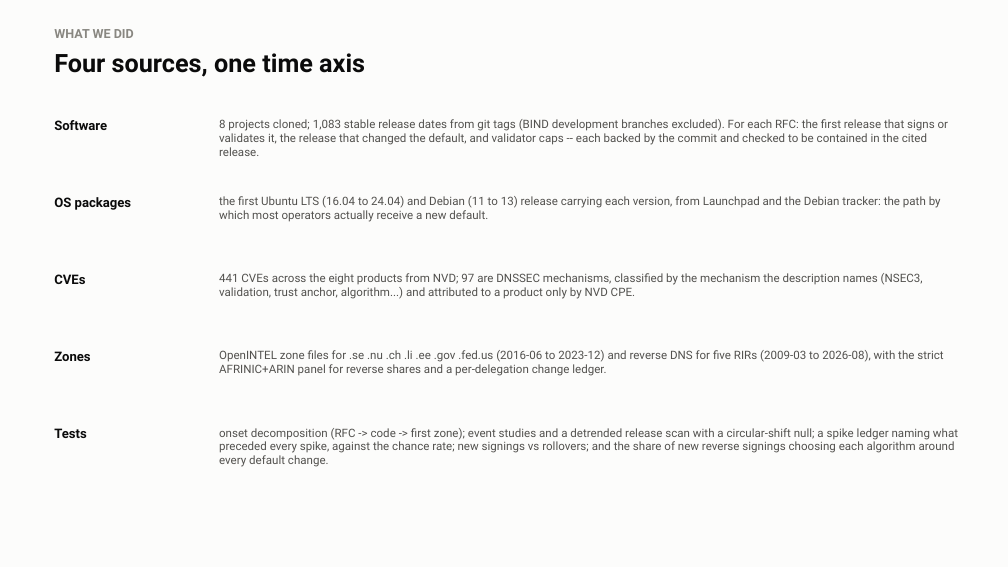
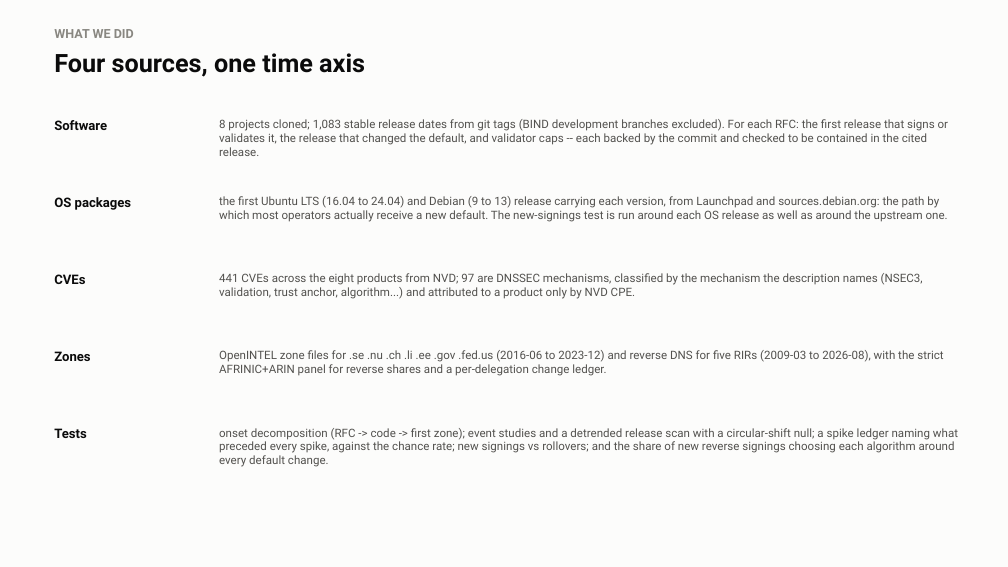
Before and after one commit to j776w781/rfc_adoption, a slide deck: slide 2 of out/analysis/dnssec_software_summary.pptx. Drawn at 1008x567 pixels with LibreOffice and Linux fonts; fonts in the diff are those of the drawing. Boxes give left, top, right and bottom in pixels: in the first picture for what was removed or moved away, otherwise in the second. Text is boxed around its words. In the diff, an @@ line names an element or a change of style, - is before the commit and + after.

```diff
--- a/out/analysis/dnssec_software_summary.pptx
+++ b/out/analysis/dnssec_software_summary.pptx
@@ text at box(219, 196, 948, 222): text changed @@
-the first Ubuntu LTS (16.04 to 24.04) and Debian (11 to 13) release carrying each version, from Launchpad and the Debian tracker: the path by which most operators actually receive a new default.
+the first Ubuntu LTS (16.04 to 24.04) and Debian (9 to 13) release carrying each version, from Launchpad and sources.debian.org: the path by which most operators actually receive a new default. The new-signings test is run around each OS release as well as around the upstream one.
```
Also in this commit, not shown: 3 other slides changed, 2 other files.
